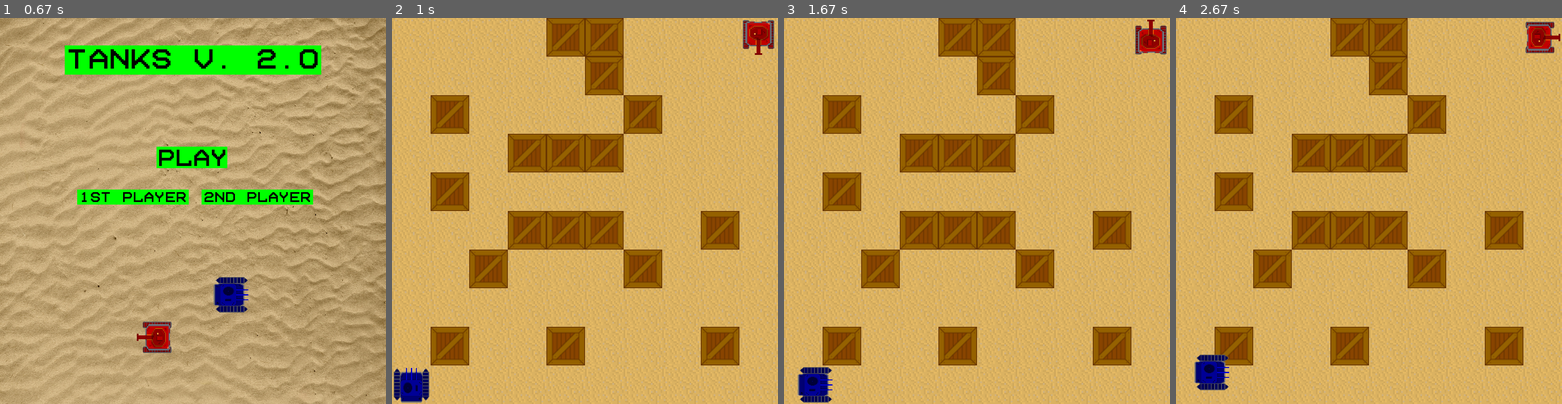
Above: before the commit, frames 1-4 (left to right).
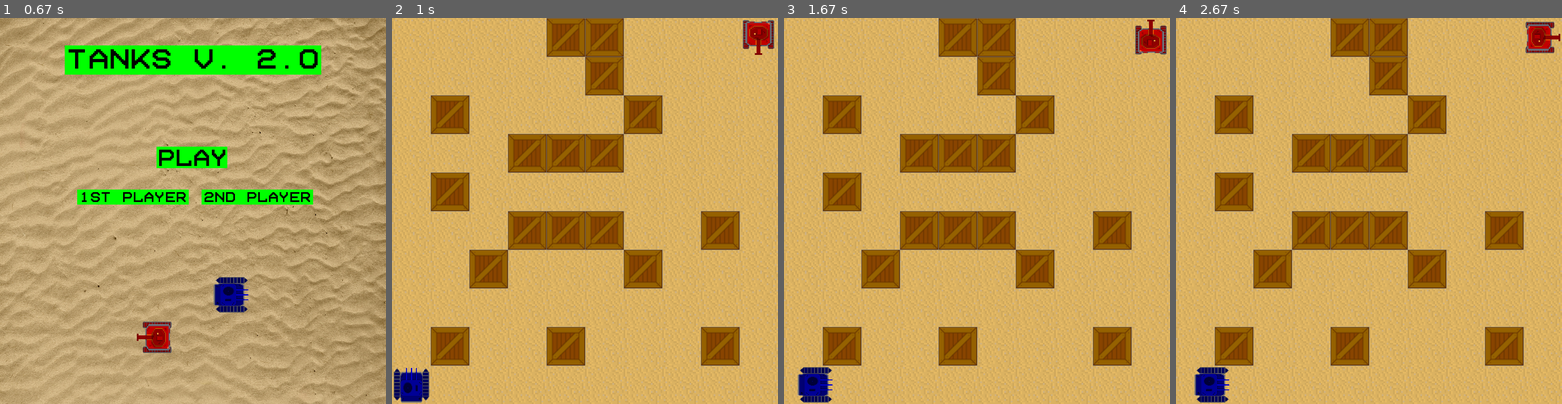
Above: after the commit, the same moments.

Repository: Artem468/pygame_project
Game: pygame game, started from main.py
Two runs of this game, one before a commit and one after it. Both use one fixed random seed, a clock stepped at 60 frames per second and the inputs below.
Inputs:
- Up to frame 1 (0.67 s): no input
- Up to frame 2 (1 s): click "Play" at 0.88 s
- Up to frame 3 (1.67 s): hold D 1.17-1.63 s; hold Up 1.17-1.63 s
- Up to frame 4 (2.67 s): tap Right Shift at 1.67 s; hold Up 2-2.47 s; hold W 2-2.47 s; hold Right from 2.5 s (still down); hold D from 2.5 s (still down)

Frame 1 is identical in both runs. In frame 2, 0.7% of the frame differs, in the area x 10-91%, y 0-91%; in frame 3, 0.7%; in frame 4, 1.6%, in the area x 4-91%, y 0-100%.

Commit message:
Update main.py

Diff:
--- a/main.py
+++ b/main.py
@@ -7,11 +7,17 @@
 screen = pygame.display.set_mode(size)
 pygame.display.set_caption('PyGame project')
 FPS = 60
+TIME_RELOAD = 3000
 
 first_player = 'blue'
 second_player = 'red'
 all_sprites = pygame.sprite.Group()
 flag_tanks = False
+
+right_st_wall = pygame.sprite.Group()
+left_st_wall = pygame.sprite.Group()
+up_st_wall = pygame.sprite.Group()
+down_st_wall = pygame.sprite.Group()
 
 
 def terminate():
@@ -70,7 +76,43 @@
 running = True
 clock = pygame.time.Clock()
 sprite_group = SpriteGroup()
-hero_group = SpriteGroup()
+
+
+class Border_hor_up(pygame.sprite.Sprite):
+    def __init__(self, x1, y1):
+        super().__init__()
+        self.add(up_st_wall)
+        self.image = pygame.Surface([90, 1])
+        self.image.fill((128, 128, 128))
+        self.rect = pygame.Rect(x1 * 90, y1 * 90, 90, -1)
+
+
+class Border_hor_down(pygame.sprite.Sprite):
+    def __init__(self, x1, y1):
+        super().__init__()
+        self.add(down_st_wall)
+        self.image = pygame.Surface([90, 1])
+        self.image.fill((128, 128, 128))
+        self.rect = pygame.Rect(x1 * 90, y1 * 90 + 90, 90, 1)
+
+
+class Border_ver_left(pygame.sprite.Sprite):
+    def __init__(self, x1, y1):
+        super().__init__()
+        self.add(left_st_wall)
+        self.image = pygame.Surface([1, 90])
+        self.image.fill((128, 128, 128))
+        self.rect = pygame.Rect(x1 * 90 + 90, y1 * 90, 1, 90)
+
+
+class Border_ver_right(pygame.sprite.Sprite):
+    def __init__(self, x1, y1):
+        super().__init__()
+        self.add(right_st_wall)
+        self.image = pygame.Surface([1, 90])
+        self.image.fill((128, 128, 128))
+        self.rect = pygame.Rect(x1 * 90, y1 * 90, -1, 90)
+
 
 
 class Tile(Sprite):
@@ -96,6 +138,10 @@
                 Tile('empty', x, y)
             elif level[y][x] == '#':
                 Tile('wall', x, y)
+                Border_hor_up(x, y)
+                Border_hor_down(x, y)
+                Border_ver_left(x, y)
+                Border_ver_right(x, y)
 
 
 def tanks_preview_update():
@@ -368,91 +414,99 @@
         self.rect = self.image.get_rect()
         self.rect.x, self.rect.y = 0, 810
         self.direction = 'up'
+        self.timer = pygame.time
+        self.fire_time = 0
 
     def update(self, action):
         self.speedx = 0
         self.speedy = 0
         keystate = pygame.key.get_pressed()
         if keystate[pygame.K_a]:
-            self.speedx = -1
-            if self.direction == 'right':
-                self.image = pygame.transform.rotate(self.image, 180)
-            elif self.direction == 'up':
-                self.image = pygame.transform.rotate(self.image, 90)
-            elif self.direction == 'down':
-                self.image = pygame.transform.rotate(self.image, 270)
-            self.direction = 'left'
+            if not pygame.sprite.spritecollideany(self, left_st_wall):
+                self.speedx = -1
+                if self.direction == 'right':
+                    self.image = pygame.transform.rotate(self.image, 180)
+                elif self.direction == 'up':
+                    self.image = pygame.transform.rotate(self.image, 90)
+                elif self.direction == 'down':
+                    self.image = pygame.transform.rotate(self.image, 270)
+                self.direction = 'left'
         if keystate[pygame.K_d]:
-            self.speedx = 1
-            if self.direction == 'left':
-                self.image = pygame.transform.rotate(self.image, 180)
-            elif self.direction == 'up':
-                self.image = pygame.transform.rotate(self.image, 270)
-            elif self.direction == 'down':
-                self.image = pygame.transform.rotate(self.image, 90)
-            self.direction = 'right'
+            if not pygame.sprite.spritecollideany(self, right_st_wall):
+                self.speedx = 1
+                if self.direction == 'left':
+                    self.image = pygame.transform.rotate(self.image, 180)
+                elif self.direction == 'up':
+                    self.image = pygame.transform.rotate(self.image, 270)
+                elif self.direction == 'down':
+                    self.image = pygame.transform.rotate(self.image, 90)
+                self.direction = 'right'
         if keystate[pygame.K_w]:
-            self.speedy = -1
-            if self.direction == 'down':
-                self.image = pygame.transform.rotate(self.image, 180)
-            elif self.direction == 'left':
-                self.image = pygame.transform.rotate(self.image, 270)
-            elif self.direction == 'right':
-                self.image = pygame.transform.rotate(self.image, 90)
-            self.direction = 'up'
+            if not pygame.sprite.spritecollideany(self, down_st_wall):
+                self.speedy = -1
+                if self.direction == 'down':
+                    self.image = pygame.transform.rotate(self.image, 180)
+                elif self.direction == 'left':
+                    self.image = pygame.transform.rotate(self.image, 270)
+                elif self.direction == 'right':
+                    self.image = pygame.transform.rotate(self.image, 90)
+                self.direction = 'up'
         if keystate[pygame.K_s]:
-            self.speedy = 1
-            if self.direction == 'up':
-                self.image = pygame.transform.rotate(self.image, 180)
-            elif self.direction == 'left':
-                self.image = pygame.transform.rotate(self.image, 90)
-            elif self.direction == 'right':
-                self.image = pygame.transform.rotate(self.image, 270)
-            self.direction = 'down'
+            if not pygame.sprite.spritecollideany(self, up_st_wall):
+                self.speedy = 1
+                if self.direction == 'up':
+                    self.image = pygame.transform.rotate(self.image, 180)
+                elif self.direction == 'left':
+                    self.image = pygame.transform.rotate(self.image, 90)
+                elif self.direction == 'right':
+                    self.image = pygame.transform.rotate(self.image, 270)
+                self.direction = 'down'
         if action == 'fire':
-            bullet = Bullet(bullet_sprites)
-            all_sprites.add(bullet_sprites)
-            if self.direction == 'left':
-                bullet.rect.x = self.rect.x + self.image.get_width() // 2 - 70
-                bullet.rect.y = self.rect.y + self.image.get_height() // 2 - 5
-                if bullet.direction == 'right':
-                    bullet.image = pygame.transform.rotate(bullet.image, 180)
-                elif bullet.direction == 'up':
-                    bullet.image = pygame.transform.rotate(bullet.image, 90)
-                elif bullet.direction == 'down':
-                    bullet.image = pygame.transform.rotate(bullet.image, 270)
-                bullet.direction = 'left'
-            if self.direction == 'right':
-                bullet.rect.x = self.rect.x + self.image.get_width() // 2 + 40
-                bullet.rect.y = self.rect.y + self.image.get_height() // 2 - 5
-                if bullet.direction == 'left':
-                    bullet.image = pygame.transform.rotate(bullet.image, 180)
-                elif bullet.direction == 'up':
-                    bullet.image = pygame.transform.rotate(bullet.image, 270)
-                elif bullet.direction == 'down':
-                    bullet.image = pygame.transform.rotate(bullet.image, 90)
-                bullet.direction = 'right'
-            if self.direction == 'up':
-                bullet.rect.x = self.rect.x + self.image.get_width() // 2 - 7
-                bullet.rect.y = self.rect.y + self.image.get_height() // 2 - 70
-                if bullet.direction == 'down':
-                    bullet.image = pygame.transform.rotate(bullet.image, 180)
-                elif bullet.direction == 'left':
-                    bullet.image = pygame.transform.rotate(bullet.image, 270)
-                elif bullet.direction == 'right':
-                    bullet.image = pygame.transform.rotate(bullet.image, 90)
-                bullet.direction = 'up'
-            if self.direction == 'down':
-                bullet.rect.x = self.rect.x + self.image.get_width() // 2 - 7
-                bullet.rect.y = self.rect.y + self.image.get_height() // 2 + 40
-                if bullet.direction == 'up':
-                    bullet.image = pygame.transform.rotate(bullet.image, 180)
-                elif bullet.direction == 'left':
-                    bullet.image = pygame.transform.rotate(bullet.image, 90)
-                elif bullet.direction == 'right':
-                    bullet.image = pygame.transform.rotate(bullet.image, 270)
-                bullet.direction = 'down'
-            bullet.flag = True
+            if self.timer.get_ticks() - self.fire_time >= TIME_RELOAD:
+                self.fire_time = self.timer.get_ticks()
+                bullet = Bullet(bullet_sprites)
+                all_sprites.add(bullet_sprites)
+                if self.direction == 'left':
+                    bullet.rect.x = self.rect.x + self.image.get_width() // 2 - 70
+                    bullet.rect.y = self.rect.y + self.image.get_height() // 2 - 5
+                    if bullet.direction == 'right':
+                        bullet.image = pygame.transform.rotate(bullet.image, 180)
+                    elif bullet.direction == 'up':
+                        bullet.image = pygame.transform.rotate(bullet.image, 90)
+                    elif bullet.direction == 'down':
+                        bullet.image = pygame.transform.rotate(bullet.image, 270)
+                    bullet.direction = 'left'
+                if self.direction == 'right':
+                    bullet.rect.x = self.rect.x + self.image.get_width() // 2 + 40
+                    bullet.rect.y = self.rect.y + self.image.get_height() // 2 - 5
+                    if bullet.direction == 'left':
+                        bullet.image = pygame.transform.rotate(bullet.image, 180)
+                    elif bullet.direction == 'up':
+                        bullet.image = pygame.transform.rotate(bullet.image, 270)
+                    elif bullet.direction == 'down':
+                        bullet.image = pygame.transform.rotate(bullet.image, 90)
+                    bullet.direction = 'right'
+                if self.direction == 'up':
+                    bullet.rect.x = self.rect.x + self.image.get_width() // 2 - 7
+                    bullet.rect.y = self.rect.y + self.image.get_height() // 2 - 70
+                    if bullet.direction == 'down':
+                        bullet.image = pygame.transform.rotate(bullet.image, 180)
+                    elif bullet.direction == 'left':
+                        bullet.image = pygame.transform.rotate(bullet.image, 270)
+                    elif bullet.direction == 'right':
+                        bullet.image = pygame.transform.rotate(bullet.image, 90)
+                    bullet.direction = 'up'
+                if self.direction == 'down':
+                    bullet.rect.x = self.rect.x + self.image.get_width() // 2 - 7
+                    bullet.rect.y = self.rect.y + self.image.get_height() // 2 + 40
+                    if bullet.direction == 'up':
+                        bullet.image = pygame.transform.rotate(bullet.image, 180)
+                    elif bullet.direction == 'left':
+                        bullet.image = pygame.transform.rotate(bullet.image, 90)
+                    elif bullet.direction == 'right':
+                        bullet.image = pygame.transform.rotate(bullet.image, 270)
+                    bullet.direction = 'down'
+                bullet.flag = True
         self.rect.y += self.speedy
         self.rect.x += self.speedx
         if self.rect.right > 900:
@@ -476,91 +530,99 @@
         self.rect = self.image.get_rect()
         self.rect.x, self.rect.y = 810, 0
         self.direction = 'down'
+        self.timer = pygame.time
+        self.fire_time = 0
 
     def update(self, action):
         self.speedx = 0
         self.speedy = 0
         keystate = pygame.key.get_pressed()
         if keystate[pygame.K_LEFT]:
-            self.speedx = -1
-            if self.direction == 'right':
-                self.image = pygame.transform.rotate(self.image, 180)
-            elif self.direction == 'up':
-                self.image = pygame.transform.rotate(self.image, 90)
-            elif self.direction == 'down':
-                self.image = pygame.transform.rotate(self.image, 270)
-            self.direction = 'left'
+            if not pygame.sprite.spritecollideany(self, left_st_wall):
+                self.speedx = -1
+                if self.direction == 'right':
+                    self.image = pygame.transform.rotate(self.image, 180)
+                elif self.direction == 'up':
+                    self.image = pygame.transform.rotate(self.image, 90)
+                elif self.direction == 'down':
+                    self.image = pygame.transform.rotate(self.image, 270)
+                self.direction = 'left'
         if keystate[pygame.K_RIGHT]:
-            self.speedx = 1
-            if self.direction == 'left':
-                self.image = pygame.transform.rotate(self.image, 180)
-            elif self.direction == 'up':
-                self.image = pygame.transform.rotate(self.image, 270)
-            elif self.direction == 'down':
-                self.image = pygame.transform.rotate(self.image, 90)
-            self.direction = 'right'
+            if not pygame.sprite.spritecollideany(self, right_st_wall):
+                self.speedx = 1
+                if self.direction == 'left':
+                    self.image = pygame.transform.rotate(self.image, 180)
+                elif self.direction == 'up':
+                    self.image = pygame.transform.rotate(self.image, 270)
+                elif self.direction == 'down':
+                    self.image = pygame.transform.rotate(self.image, 90)
+                self.direction = 'right'
         if keystate[pygame.K_UP]:
-            self.speedy = -1
-            if self.direction == 'down':
-                self.image = pygame.transform.rotate(self.image, 180)
-            elif self.direction == 'left':
-                self.image = pygame.transform.rotate(self.image, 270)
-            elif self.direction == 'right':
-                self.image = pygame.transform.rotate(self.image, 90)
-            self.direction = 'up'
+            if not pygame.sprite.spritecollideany(self, down_st_wall):
+                self.speedy = -1
+                if self.direction == 'down':
+                    self.image = pygame.transform.rotate(self.image, 180)
+                elif self.direction == 'left':
+                    self.image = pygame.transform.rotate(self.image, 270)
+                elif self.direction == 'right':
+                    self.image = pygame.transform.rotate(self.image, 90)
+                self.direction = 'up'
         if keystate[pygame.K_DOWN]:
-            self.speedy = 1
-            if self.direction == 'up':
-                self.image = pygame.transform.rotate(self.image, 180)
-            elif self.direction == 'left':
-                self.image = pygame.transform.rotate(self.image, 90)
-            elif self.direction == 'right':
-                self.image = pygame.transform.rotate(self.image, 270)
-            self.direction = 'down'
+            if not pygame.sprite.spritecollideany(self, up_st_wall):
+                self.speedy = 1
+                if self.direction == 'up':
+                    self.image = pygame.transform.rotate(self.image, 180)
+                elif self.direction == 'left':
+                    self.image = pygame.transform.rotate(self.image, 90)
+                elif self.direction == 'right':
+                    self.image = pygame.transform.rotate(self.image, 270)
+                self.direction = 'down'
         if action == 'fire':
-            bullet = Bullet(bullet_sprites)
-            all_sprites.add(bullet_sprites)
-            if self.direction == 'left':
-                bullet.rect.x = self.rect.x + self.image.get_width() // 2 - 70
-                bullet.rect.y = self.rect.y + self.image.get_height() // 2 - 5
-                if bullet.direction == 'right':
-                    bullet.image = pygame.transform.rotate(bullet.image, 180)
-                elif bullet.direction == 'up':
-                    bullet.image = pygame.transform.rotate(bullet.image, 90)
-                elif bullet.direction == 'down':
-                    bullet.image = pygame.transform.rotate(bullet.image, 270)
-                bullet.direction = 'left'
-            if self.direction == 'right':
-                bullet.rect.x = self.rect.x + self.image.get_width() // 2 + 40
-                bullet.rect.y = self.rect.y + self.image.get_height() // 2 - 5
-                if bullet.direction == 'left':
-                    bullet.image = pygame.transform.rotate(bullet.image, 180)
-                elif bullet.direction == 'up':
-                    bullet.image = pygame.transform.rotate(bullet.image, 270)
-                elif bullet.direction == 'down':
-                    bullet.image = pygame.transform.rotate(bullet.image, 90)
-                bullet.direction = 'right'
-            if self.direction == 'up':
-                bullet.rect.x = self.rect.x + self.image.get_width() // 2 - 7
-                bullet.rect.y = self.rect.y + self.image.get_height() // 2 - 70
-                if bullet.direction == 'down':
-                    bullet.image = pygame.transform.rotate(bullet.image, 180)
-                elif bullet.direction == 'left':
-                    bullet.image = pygame.transform.rotate(bullet.image, 270)
-                elif bullet.direction == 'right':
-                    bullet.image = pygame.transform.rotate(bullet.image, 90)
-                bullet.direction = 'up'
-            if self.direction == 'down':
-                bullet.rect.x = self.rect.x + self.image.get_width() // 2 - 7
-                bullet.rect.y = self.rect.y + self.image.get_height() // 2 + 40
-                if bullet.direction == 'up':
-                    bullet.image = pygame.transform.rotate(bullet.image, 180)
-                elif bullet.direction == 'left':
-                    bullet.image = pygame.transform.rotate(bullet.image, 90)
-                elif bullet.direction == 'right':
-                    bullet.image = pygame.transform.rotate(bullet.image, 270)
-                bullet.direction = 'down'
-            bullet.flag = True
+            if self.timer.get_ticks() - self.fire_time >= TIME_RELOAD:
+                self.fire_time = self.timer.get_ticks()
+                bullet = Bullet(bullet_sprites)
+                all_sprites.add(bullet_sprites)
+                if self.direction == 'left':
+                    bullet.rect.x = self.rect.x + self.image.get_width() // 2 - 70
+                    bullet.rect.y = self.rect.y + self.image.get_height() // 2 - 5
+                    if bullet.direction == 'right':
+                        bullet.image = pygame.transform.rotate(bullet.image, 180)
+                    elif bullet.direction == 'up':
+                        bullet.image = pygame.transform.rotate(bullet.image, 90)
+                    elif bullet.direction == 'down':
+                        bullet.image = pygame.transform.rotate(bullet.image, 270)
+                    bullet.direction = 'left'
+                if self.direction == 'right':
+                    bullet.rect.x = self.rect.x + self.image.get_width() // 2 + 40
+                    bullet.rect.y = self.rect.y + self.image.get_height() // 2 - 5
+                    if bullet.direction == 'left':
+                        bullet.image = pygame.transform.rotate(bullet.image, 180)
+                    elif bullet.direction == 'up':
+                        bullet.image = pygame.transform.rotate(bullet.image, 270)
+                    elif bullet.direction == 'down':
+                        bullet.image = pygame.transform.rotate(bullet.image, 90)
+                    bullet.direction = 'right'
+                if self.direction == 'up':
+                    bullet.rect.x = self.rect.x + self.image.get_width() // 2 - 7
+                    bullet.rect.y = self.rect.y + self.image.get_height() // 2 - 70
+                    if bullet.direction == 'down':
+                        bullet.image = pygame.transform.rotate(bullet.image, 180)
+                    elif bullet.direction == 'left':
+                        bullet.image = pygame.transform.rotate(bullet.image, 270)
+                    elif bullet.direction == 'right':
+                        bullet.image = pygame.transform.rotate(bullet.image, 90)
+                    bullet.direction = 'up'
+                if self.direction == 'down':
+                    bullet.rect.x = self.rect.x + self.image.get_width() // 2 - 7
+                    bullet.rect.y = self.rect.y + self.image.get_height() // 2 + 40
+                    if bullet.direction == 'up':
+                        bullet.image = pygame.transform.rotate(bullet.image, 180)
+                    elif bullet.direction == 'left':
+                        bullet.image = pygame.transform.rotate(bullet.image, 90)
+                    elif bullet.direction == 'right':
+                        bullet.image = pygame.transform.rotate(bullet.image, 270)
+                    bullet.direction = 'down'
+                bullet.flag = True
         self.rect.y += self.speedy
         self.rect.x += self.speedx
         if self.rect.right > 900:
@@ -580,10 +642,15 @@
 First_tank(first_sprites)
 second_sprites = pygame.sprite.Group()
 Second_tank(second_sprites)
-all_sprites.add(hero_group)
 all_sprites.add(sprite_group)
 all_sprites.add(first_sprites)
 all_sprites.add(second_sprites)
+all_sprites.add(up_st_wall)
+all_sprites.add(down_st_wall)
+all_sprites.add(right_st_wall)
+all_sprites.add(left_st_wall)
+
+
 running = True
 while running:
     clock.tick(FPS)
@@ -613,8 +680,8 @@
                 first_sprites.update('fire')
             elif event.key == pygame.K_RSHIFT:
                 second_sprites.update('fire')
-    screen.fill((26, 148, 49))
     bullet_sprites.update()
     all_sprites.draw(screen)
+
     pygame.display.flip()
 pygame.quit()
